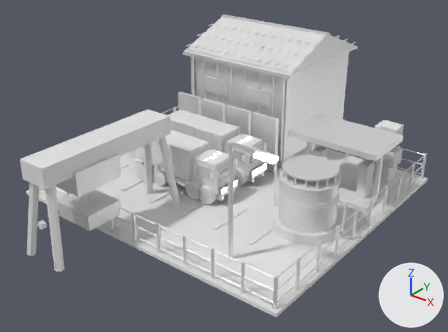
Two versions of the FBX model Assets/Art/KayseriIsland/Models/Ruby/Phase3/Fleet_P3.fbx, one commit apart.
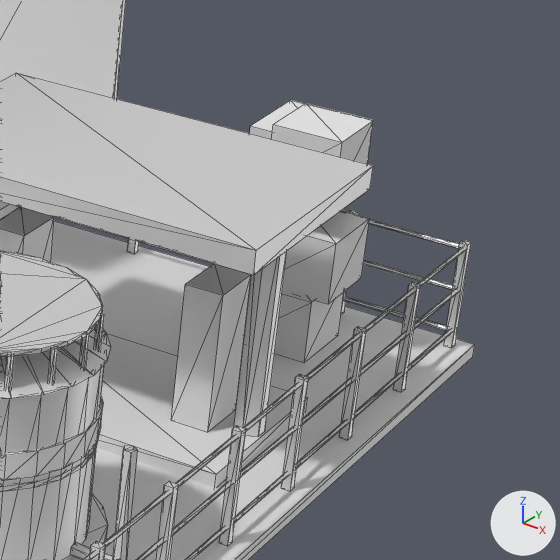
Each version appears first whole from a camera (50 mm lens) standing at (3.81, -59.26, 35.52) and looking at (-25.79, -22.27, 12.59), and next in a close-up on the part from 70% to 100% of the width and 29% to 69% of the height. The lights are fixed; the arrows at lower right show +X, +Y and +Z. The last two pictures show the newer version. The close-ups show mesh edges as thin lines. Where no turn or scale is listed for an object, it has been applied to the vertices. Vertices at exactly the same position are counted once.

Names of what the first close-up shows: 'Fleet.Crates', 'Fleet.Fence', 'Fleet.FuelIsland', 'Fleet.FuelTank', 'Fleet.Garage', 'Fleet.Yard'.
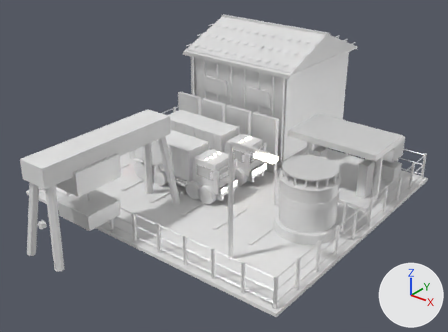
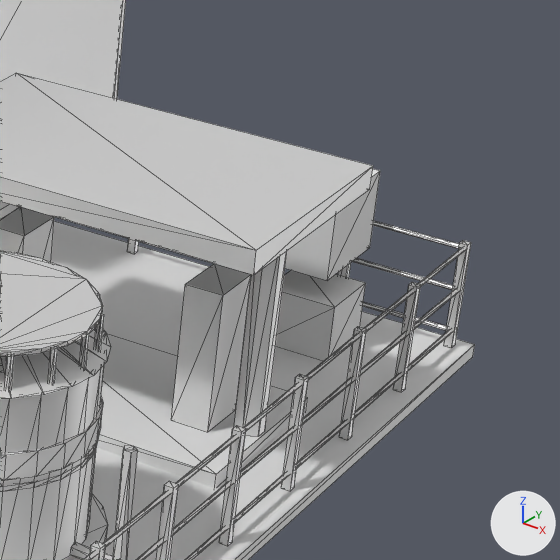
Pixel boxes [x1, y1, x2, y2] of what changed, in the close-ups (560 x 560 px; the box of a moved part takes in the faces that stretch with it):
```json
{"object": "Fleet.Crates", "change": "reshaped", "before": [243, 100, 374, 363], "after": [275, 169, 380, 361]}
{"part": 1, "of": "me_fleet_crates_001", "change": "moved or reshaped", "before": [271, 103, 374, 164], "after": [275, 270, 366, 361]}
{"part": 2, "of": "me_fleet_crates_001", "change": "added", "after": [285, 169, 380, 280]}
{"part": 3, "of": "me_fleet_crates_001", "change": "deleted", "before": [243, 275, 344, 363]}
{"part": 4, "of": "me_fleet_crates_001", "change": "deleted", "before": [282, 211, 370, 304]}
{"part": 5, "of": "me_fleet_crates_001", "change": "deleted", "before": [250, 100, 304, 139]}
```

The change, as JSON lines over the scene's bpy script:
```json
{"block": "me_fleet_crates_001", "where": "# used by ob_fleet_crates; location = (-16.0, -11.0, 10.26)"}
{"op": "remove", "block": "me_fleet_crates_001", "code": "me_fleet_crates_001.from_pydata(...)  # 32 vertices, 48 faces; spans x -1.41..0.82, y -1.22..1.14, z 0.0..5.12"}
{"op": "add", "block": "me_fleet_crates_001", "code": "me_fleet_crates_001.from_pydata(...)  # 16 vertices, 24 faces; spans x -1.45..0.91, y -0.75..1.44, z 0.0..3.56"}
{"block": "me_fleet_crates_001", "change": "me_fleet_crates_001 part 1: the loose piece of 8 vertices spanning x -0.7..0.8, y -1.22..0.28, z 3.84..5.12 is moved by (0.11, 0.48, -3.83)"}
{"block": "me_fleet_crates_001", "change": "me_fleet_crates_001 part 2: a new loose piece, a box spanning x -1.45..0.64, y -0.66..1.44, z 1.78..3.56, in mat_wood_lt (white #e7e7e7)"}
{"block": "me_fleet_crates_001", "change": "me_fleet_crates_001 part 3: the loose piece of 8 vertices spanning x -1.12..0.55, y -1.09..0.57, z 0.0..1.41 is deleted"}
{"block": "me_fleet_crates_001", "change": "me_fleet_crates_001 part 4: the loose piece of 8 vertices spanning x -0.8..0.82, y -0.89..0.73, z 1.38..2.76 is deleted"}
{"block": "me_fleet_crates_001", "change": "me_fleet_crates_001 part 5: the loose piece of 8 vertices spanning x -1.41..0.45, y -0.72..1.14, z 3.16..4.74 is deleted"}
```
